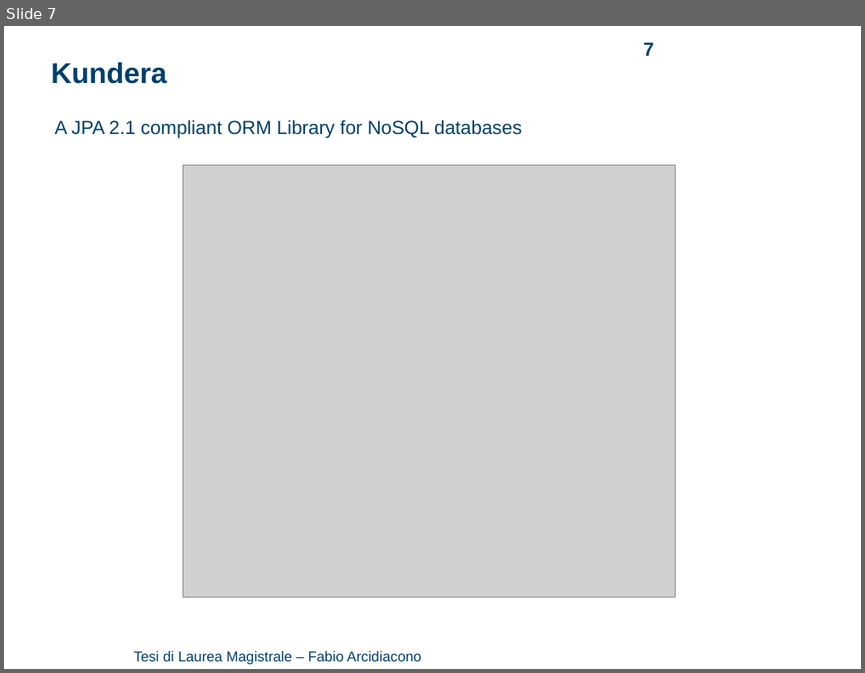
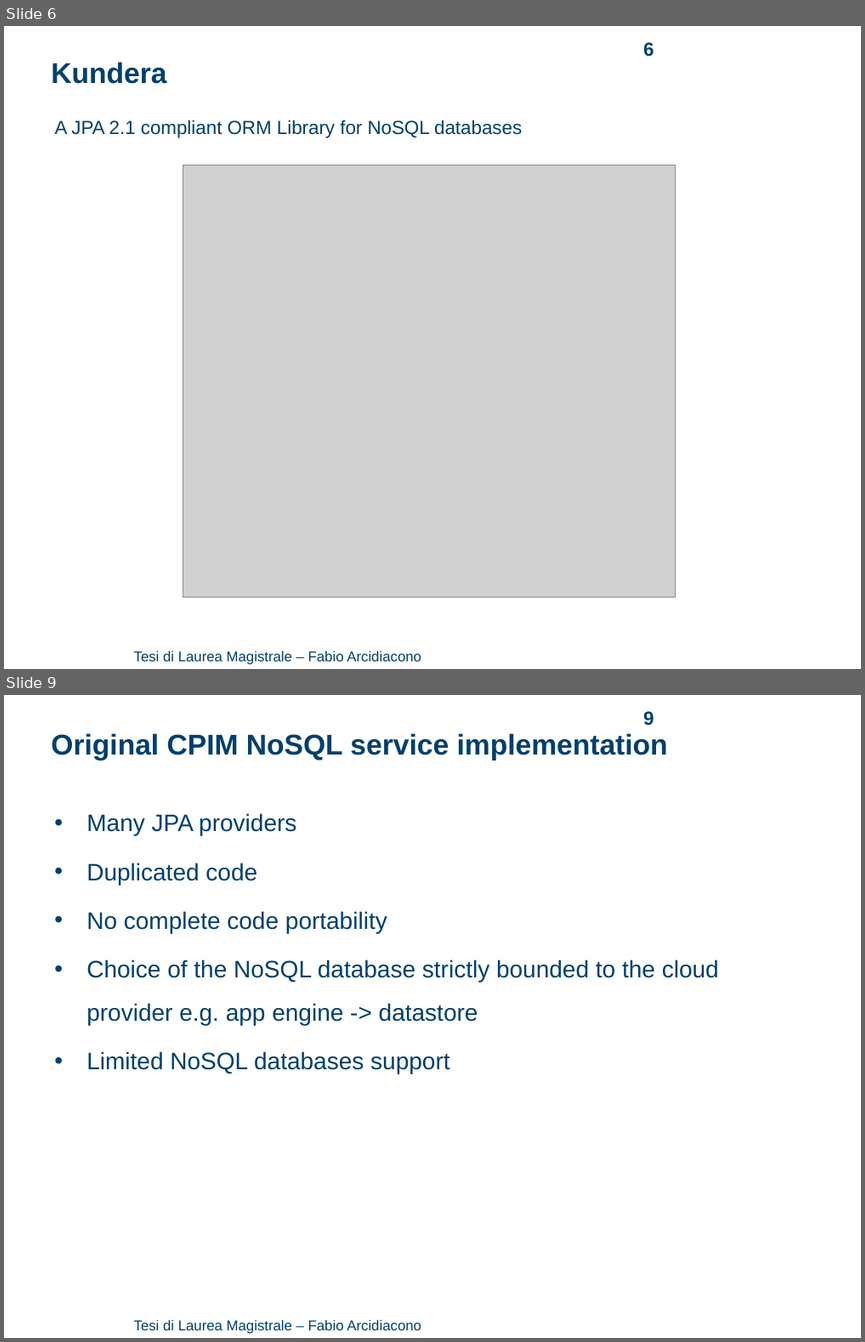
Before and after one commit to arci/thesis, a slide deck: presentation/ThesisPresentation.ppt. Shown one above the other, each under a label of ours: slide 7 before the commit, slides 6 and 9 after it; the slides between them are not shown. The pictures are 865x673 and 865x1342 pixels, drawn with LibreOffice and Linux fonts; fonts in the diff are those of the drawing; grey boxes stand for pictures; background and template pictures are left out. Boxes give left, top, right and bottom in pixels: in the first picture for what was removed or moved away, otherwise in the second. Text is boxed around its words. In the diff, an @@ line names an element or a change of style, - is before the commit and + after.

```diff
--- a/presentation/ThesisPresentation.ppt
+++ b/presentation/ThesisPresentation.ppt
@@ slide 9 added at (x1=4, y1=695, x2=861, y2=1338), background #FFFFFF; not listed: 1 template element that a slide beside it also shows @@
@@ page number added at (x1=643, y1=711, x2=653, y2=725), 16 pt, text #003F6E, bold @@
+9
@@ text added at (x1=51, y1=733, x2=668, y2=760), 24 pt, text #003F6E, bold @@
+Original CPIM NoSQL service implementation
@@ text added at (x1=86, y1=813, x2=719, y2=1073), 20 pt, text #003F6E @@
+• Many JPA providers
+• Duplicated code
+• No complete code portability
+• Choice of the NoSQL database strictly bounded to the cloud provider e.g. app engine -> datastore
+• Limited NoSQL databases support
@@ what was slide 7 is now slide 6 @@
@@ page number at (x1=643, y1=42, x2=653, y2=56): text changed @@
-7
+6
```
Also in this commit, not shown: 12 slides changed, 11 other slides added, 1 slide removed, 14 other files.
